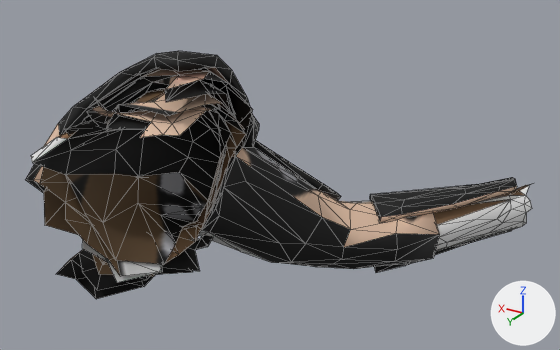
One commit to the FBX model resources/models/viewmodel/viewarm_left.fbx: the scene before it, then after it.
Both versions are drawn from a 50 mm lens placed at (-0.00406, 0.00435, 0.00242), pointed at (-0.00006, -0.00231, -0.00091). The lights are fixed; the arrows at lower right show +X, +Y and +Z. The older version comes first. Mesh edges are drawn as thin lines. Where no turn or scale is listed for an object, it has been applied to the vertices.

In view in the first picture: 'arm_right'.
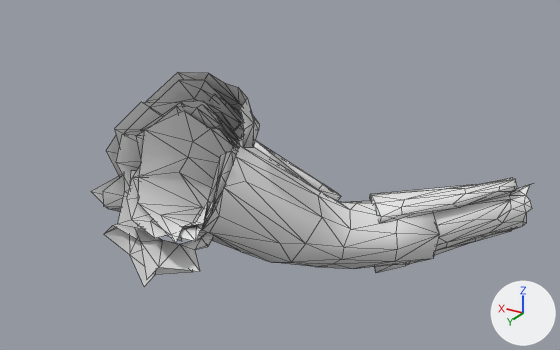
What the commit changed:
Material 'Viewmodel_Skin' (mat_viewmodel_skin) is new.
Its base color is (0.8, 0.8, 0.8) (white #e7e7e7).
me_sm_humanfootman_001 is used by ob_arm_right; location (0.0, 0.0, 0.0).
me_sm_humanfootman_001 had 943 vertices, 1749 faces and spanned x -0.00227..0.00175, y -0.00503..0.00013, z -0.00248..0.00072.
me_sm_humanfootman_001 now has 699 vertices, 1258 faces and spans x -0.00227..0.00173, y -0.00503..-0.00101, z -0.00248..0.00013.
Part 1, on me_sm_humanfootman_001:
244 vertices are removed from x -0.00045..0.00175, y -0.00218..0.00013, z -0.00175..0.00072.
491 faces are deleted.
me_sm_humanfootman_001 part 2: 1258 faces spanning x -0.00227..0.00173, y -0.00503..-0.00101, z -0.00248..0.00013 switch from mat_mat_humanfootman (picture img_footman_color_png) to mat_viewmodel_skin (white #e7e7e7).

What differs and where, as boxes (x1, y1, x2, y2) in the pictures (560 x 350 px):
'arm_right', reshaped (13% narrower, 14% shorter): before (26, 51, 532, 299); after (91, 72, 532, 286)
part 1 of me_sm_humanfootman_001, deleted: before (26, 51, 253, 299)
part 2 of me_sm_humanfootman_001, recoloured (black to white): before (138, 98, 531, 286); after (91, 72, 531, 286)
